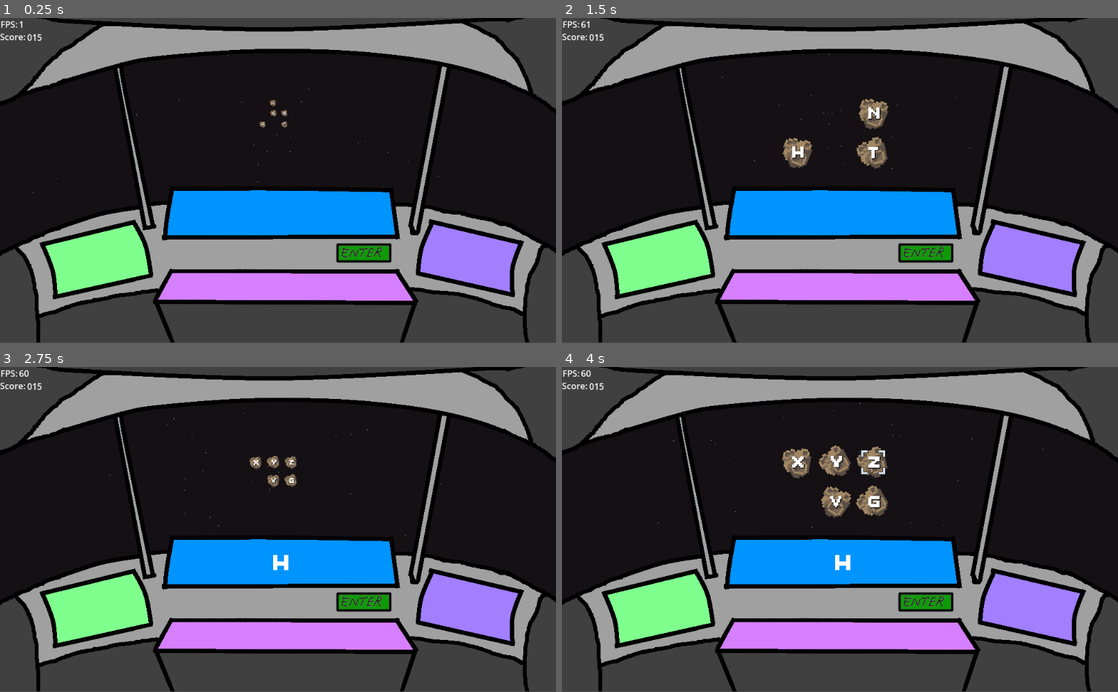
Above: before the commit, frames 1-4 (two rows, left to right).
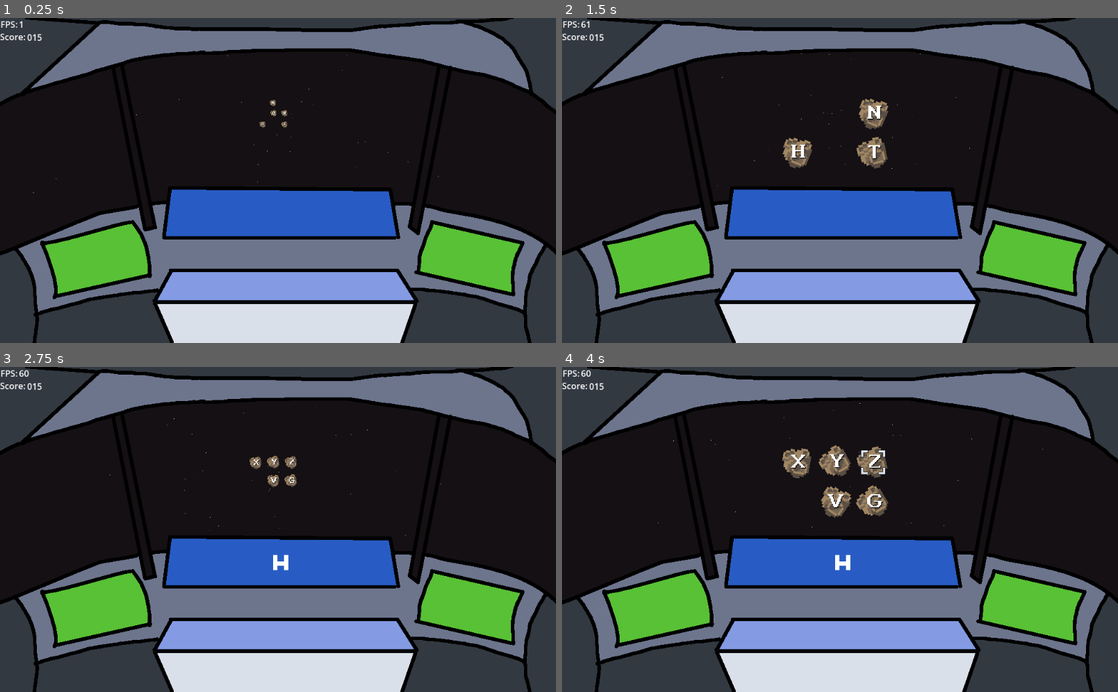
Above: after the commit, the same moments.

Repository: sugarvoid/alpha-space
Game: Godot game, scene res://game/game.tscn
The game is run twice, just before and just after one commit, with the same random seed, the same clock (stepped at 60 frames per second) and the same inputs.
Inputs (mouse positions are in pixels of both pictures, inside the frame that each line leads up to):
- Up to frame 1 (0.25 s): no input
- Up to frame 2 (1.5 s): tap Enter at 0.5 s; move the mouse to (834, 96) at 0.52 s; hold Keypad 8 (num_pad_eight) 0.53-1.28 s; click (834, 96) at 0.67 s; move the mouse to (867, 112) at 1.27 s; tap Keypad 5 (num_pad_five) at 1.35 s; click (867, 112) at 1.42 s
- Up to frame 3 (2.75 s): move the mouse to (233, 500) at 2.02 s; hold Keypad 4 (num_pad_four) from 2.03 s (still down); click (233, 500) at 2.17 s
- Up to frame 4 (4 s): move the mouse to (851, 480) at 2.77 s; release Keypad 4 (num_pad_four) at 2.78 s; tap Keypad 9 (num_pad_nine) at 2.85 s; click (851, 480) at 2.92 s; move the mouse to (867, 461) at 3.52 s; hold Keypad 1 (num_pad_one) from 3.53 s (still down); click (867, 461) at 3.67 s

The runs differ from the first frame. In frame 1, 38% of the frame differs, in the area x 0-100%, y 0-100%; in frame 2, 39%; in frame 3, 38%; in frame 4, 39%.

Commit message:
Update cockpit png and add fonts

Diff:
--- a/game/corkpit/cork_pit.tscn
+++ b/game/corkpit/cork_pit.tscn
@@ -1,7 +1,7 @@
 [gd_scene load_steps=2 format=3 uid="uid://v2iwiqck83oo"]
 
-[ext_resource type="Texture2D" uid="uid://bjos1yu1hewi3" path="res://game/corkpit/cockpit28887.png" id="1_2k1dh"]
+[ext_resource type="Texture2D" uid="uid://cyy82gxmtphf1" path="res://game/corkpit/cockpit_new.png" id="1_jrx2p"]
 
 [node name="CorkPit" type="Sprite2D"]
-texture = ExtResource("1_2k1dh")
+texture = ExtResource("1_jrx2p")
 centered = false
--- a/game/meteor/meteor.tscn
+++ b/game/meteor/meteor.tscn
@@ -2,7 +2,7 @@
 
 [ext_resource type="Script" path="res://game/meteor/meteor.gd" id="1_akqqa"]
 [ext_resource type="Texture2D" uid="uid://bstauo7ogwrkh" path="res://game/meteor/meteor.png" id="2_gy8v2"]
-[ext_resource type="FontFile" uid="uid://c5d8fl5dxbsla" path="res://game/font/ThaleahFat.ttf" id="3_g77bd"]
+[ext_resource type="FontFile" uid="uid://c701rmv1hbnfl" path="res://game/font/RaccoonSerif-Bold.ttf" id="3_7j8pl"]
 [ext_resource type="PackedScene" uid="uid://cyadvv34rt0br" path="res://game/meteor/reticle.tscn" id="4_l52gy"]
 
 [sub_resource type="RectangleShape2D" id="RectangleShape2D_5wrd5"]
@@ -17,15 +17,17 @@
 [node name="Control" type="Node2D" parent="."]
 
 [node name="Label" type="Label" parent="Control"]
-offset_left = -9.0
-offset_top = -23.0
-offset_right = 18.0
-offset_bottom = 25.0
+offset_left = -14.0
+offset_top = -19.0
+offset_right = 23.0
+offset_bottom = 22.0
 theme_override_colors/font_color = Color(1, 1, 1, 1)
 theme_override_colors/font_shadow_color = Color(0, 0, 0, 1)
-theme_override_fonts/font = ExtResource("3_g77bd")
-theme_override_font_sizes/font_size = 48
+theme_override_fonts/font = ExtResource("3_7j8pl")
+theme_override_font_sizes/font_size = 32
 text = "P"
+horizontal_alignment = 1
+vertical_alignment = 1
 
 [node name="Reticle" parent="." instance=ExtResource("4_l52gy")]
 
Binary file added: game/corkpit/cockpit_new.png
Not shown, added: game/corkpit/cockpit_new.png.import
Binary file added: game/font/RaccoonSerif-Bold.ttf
Not shown, added: game/font/RaccoonSerif-Bold.ttf.import
Not shown, changed: README.md
